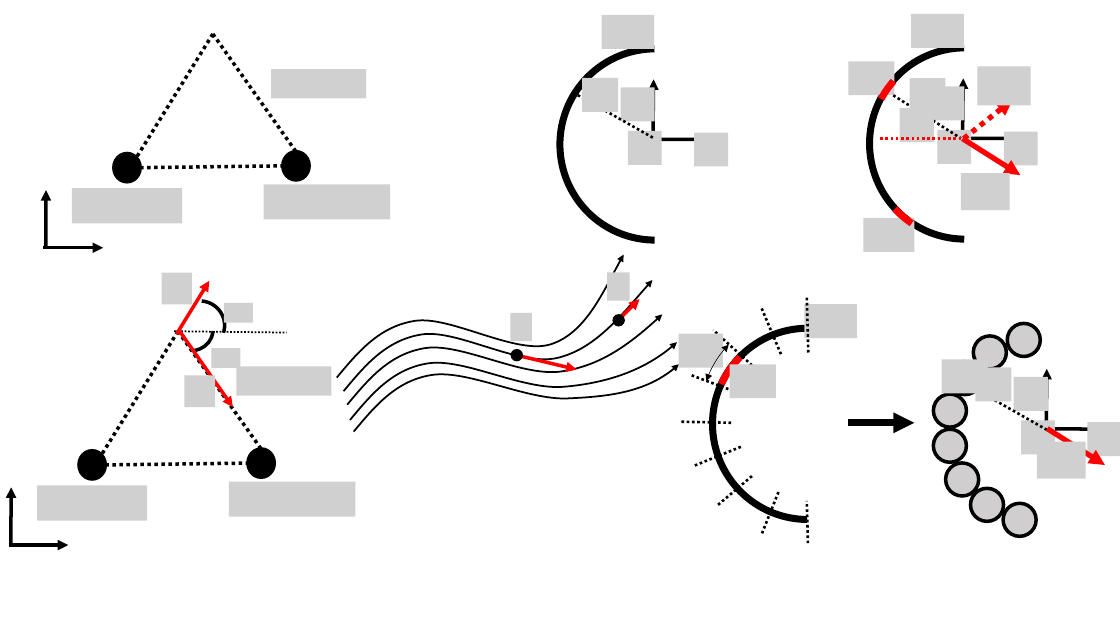
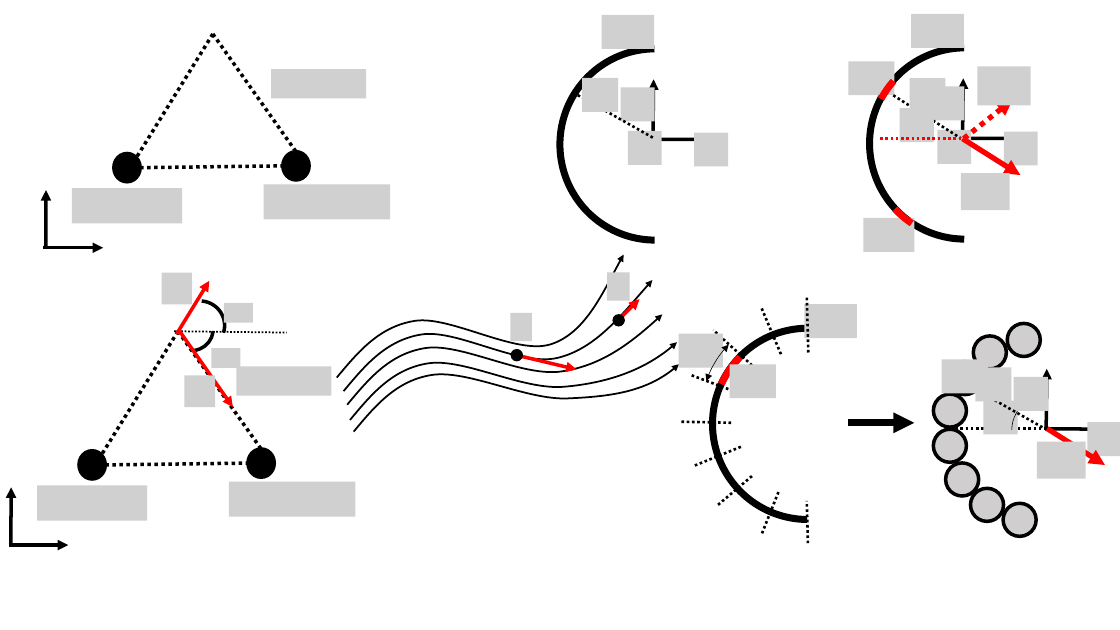
Before and after one commit to OSTP/PhysicsArtofModelling, a slide deck: slide 4 of tex/figures/ChargesFields/Figures.pptx. Drawn at 1120x630 pixels with LibreOffice and Linux fonts; fonts in the diff are those of the drawing; grey boxes stand for pictures; background and template pictures are left out. Boxes give left, top, right and bottom in pixels: in the first picture for what was removed or moved away, otherwise in the second. Text is boxed around its words. In the diff, an @@ line names an element or a change of style, - is before the commit and + after.

```diff
--- a/tex/figures/ChargesFields/Figures.pptx
+++ b/tex/figures/ChargesFields/Figures.pptx
@@ picture added at (x1=984, y1=401, x2=1018, y2=434) @@
@@ arc (boxed as its full ellipse) added at (x1=1012, y1=397, x2=1078, y2=463), outline #000000 0.5 pt @@
@@ line added from (950, 429) to (1046, 429), #000000 2.25 pt dashed @@
@@ picture removed at (x1=1022, y1=421, x2=1055, y2=455) @@
```
Also in this commit, not shown: 6 other files.
